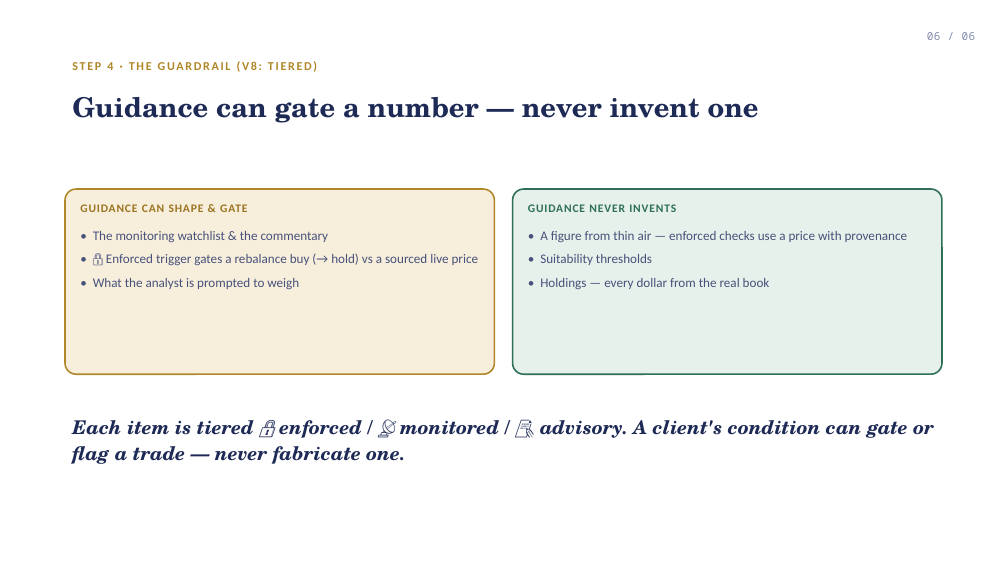
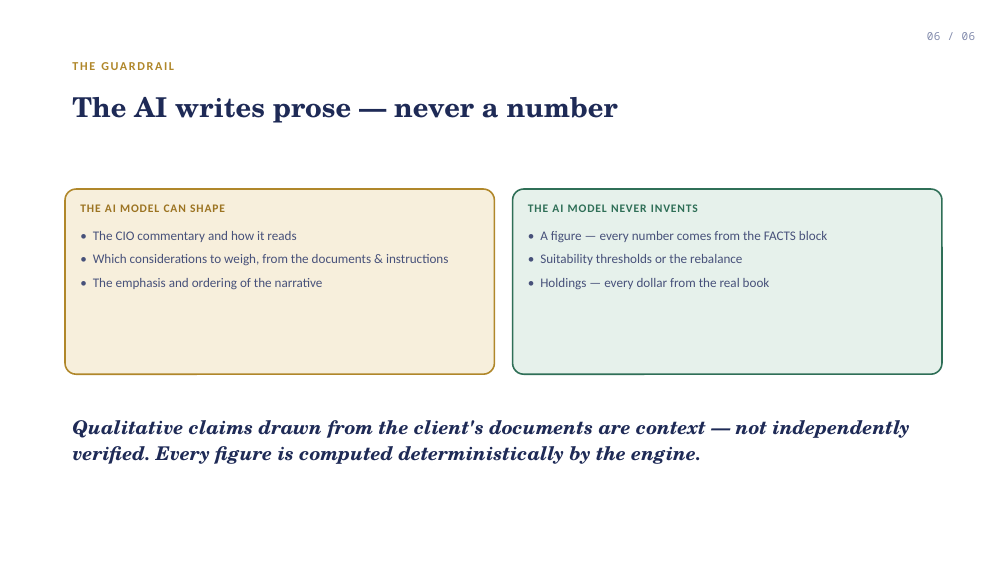
Before and after one commit to desmond108/family-office-copilot, a slide deck: slide 6 of Tactical_Workflow.pptx. Drawn at 1008x567 pixels with LibreOffice and Linux fonts; fonts in the diff are those of the drawing. Boxes give left, top, right and bottom in pixels: in the first picture for what was removed or moved away, otherwise in the second. Text is boxed around its words. In the diff, an @@ line names an element or a change of style, - is before the commit and + after.

```diff
--- a/Tactical_Workflow.pptx
+++ b/Tactical_Workflow.pptx
@@ text at [72, 62, 174, 70]: text changed @@
-STEP 4 · THE GUARDRAIL (V8: TIERED)
+THE GUARDRAIL
@@ text at [72, 97, 618, 123]: text changed @@
-Guidance can gate a number — never invent one
+The AI writes prose — never a number
@@ text in rounded rectangle at [80, 204, 448, 289]: text changed @@
-GUIDANCE CAN SHAPE & GATE
-• The monitoring watchlist & the commentary
-• 🔒 Enforced trigger gates a rebalance buy (→ hold) vs a sourced live price
-• What the analyst is prompted to weigh
+THE AI MODEL CAN SHAPE
+• The CIO commentary and how it reads
+• Which considerations to weigh, from the documents & instructions
+• The emphasis and ordering of the narrative
@@ text in rounded rectangle at [528, 204, 827, 265]: text changed @@
-GUIDANCE NEVER INVENTS
-• A figure from thin air — enforced checks use a price with provenance
-• Suitability thresholds
+THE AI MODEL NEVER INVENTS
+• A figure — every number comes from the FACTS block
+• Suitability thresholds or the rebalance
@@ text at [72, 420, 909, 464]: text changed @@
-Each item is tiered 🔒 enforced / 📡 monitored / 📝 advisory. A client's condition can gate or flag a trade — never fabricate one.
+Qualitative claims drawn from the client's documents are context — not independently verified. Every figure is computed deterministically by the engine.
```
Also in this commit, not shown: 3 other slides changed, 2 slides added, 2 slides removed, 14 other files.
